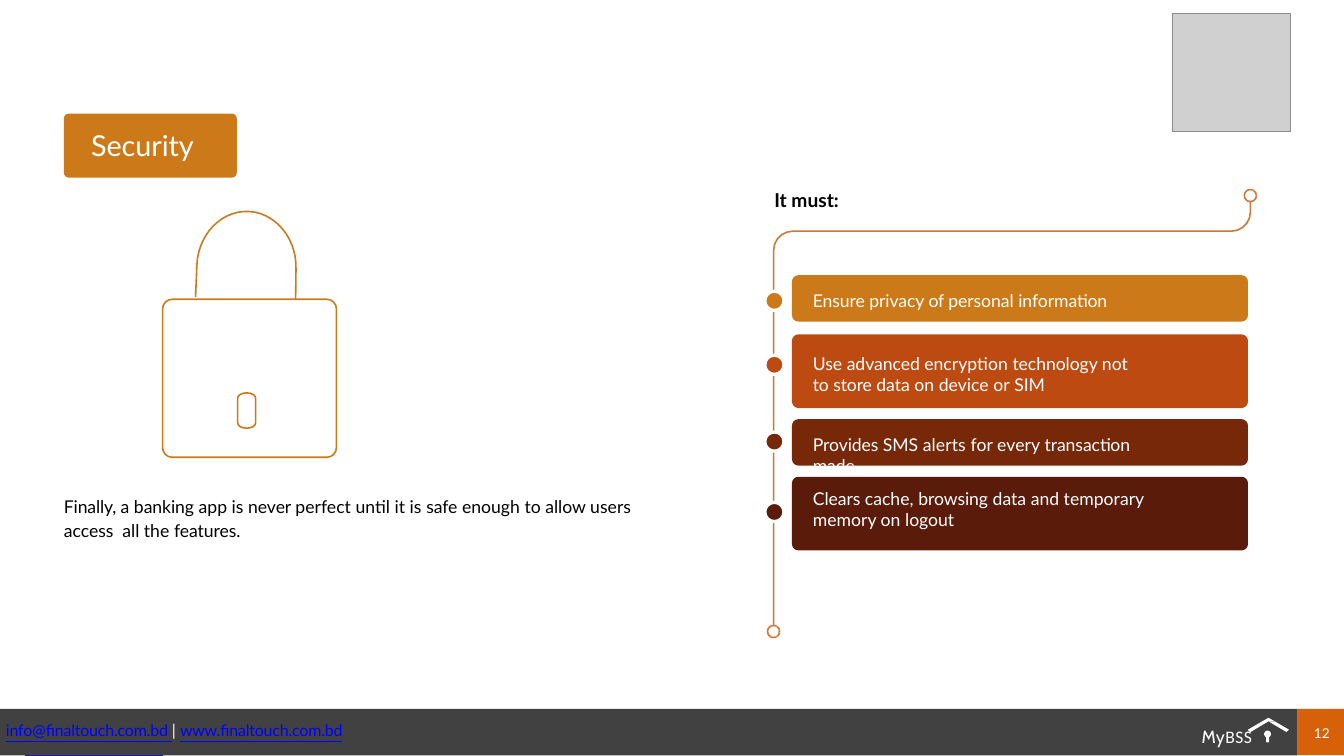
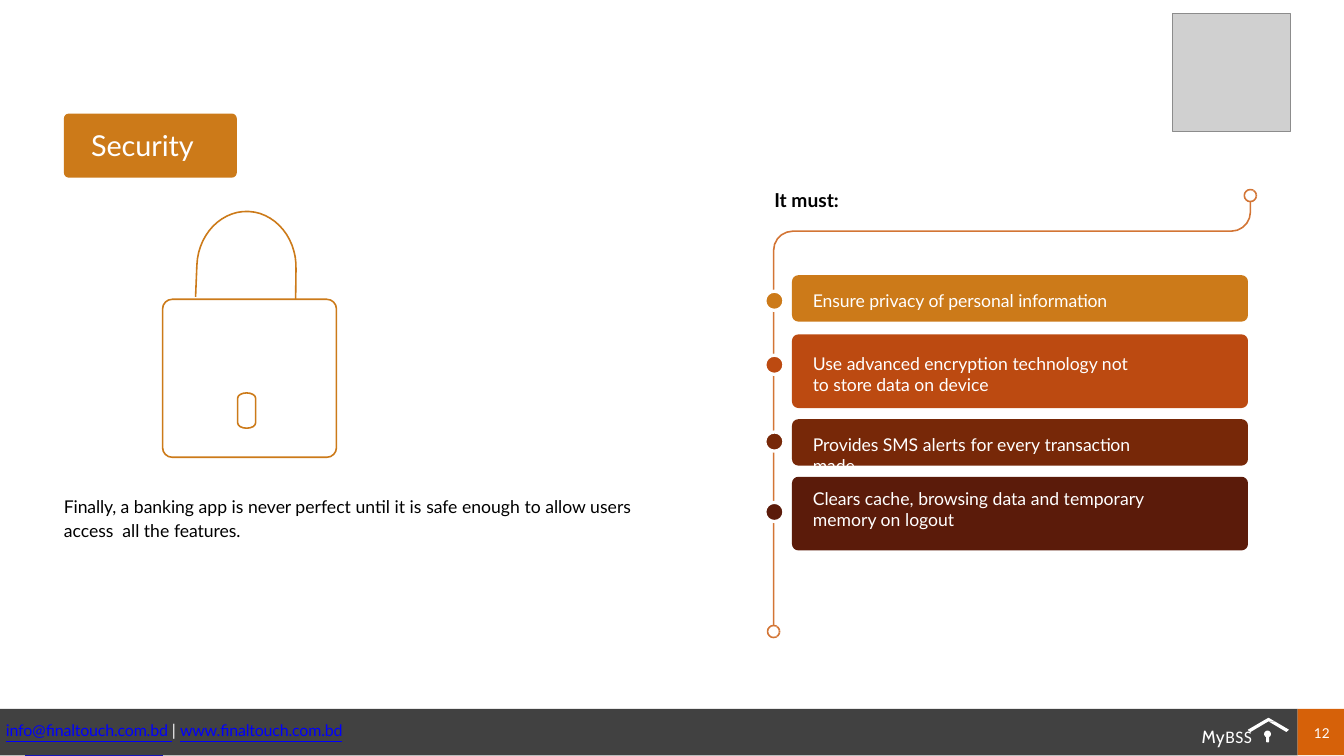
Before and after one commit to F4faysal/Bohumukhi-Somobai-somiti, a slide deck: slide 12 of APP.ppsx. Drawn at 1344x756 pixels with LibreOffice and Linux fonts; fonts in the diff are those of the drawing; grey boxes stand for pictures. Boxes give left, top, right and bottom in pixels: in the first picture for what was removed or moved away, otherwise in the second. Text is boxed around its words. In the diff, an @@ line names an element or a change of style, - is before the commit and + after.

```diff
--- a/APP.ppsx
+++ b/APP.ppsx
@@ text at (813, 357, 1128, 391): text changed @@
-Use advanced encryption technology not to store data on device or SIM
+Use advanced encryption technology not to store data on device
```
Also in this commit, not shown: 7 other slides changed, 3 slides removed, 4 other files.
